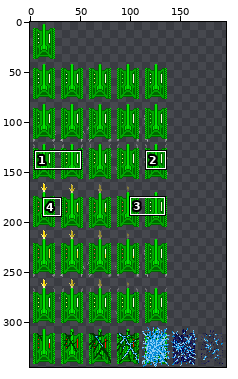
One commit to this sprite sheet: SecondSemesterExamProject/Content/PlayerTank2.png. Above: a wide view before the commit, with the close-up outlined.
Close-up. First the earlier version:
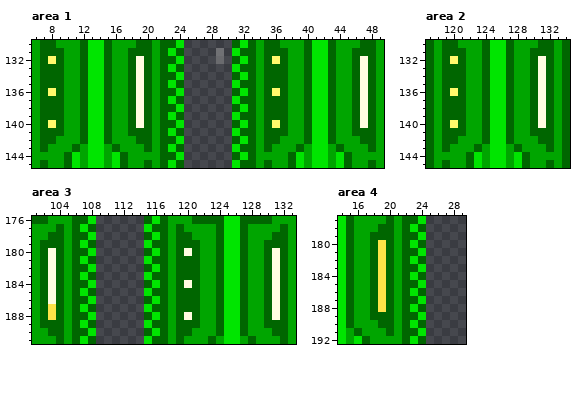
The file is 196x345 pixels. Pixels under 10% opacity are left out. Colours within 5 levels of each other are drawn and written as one. Shown: area 1: x 6..49, y 130..145; area 2: x 117..134, y 130..145; area 3: x 101..133, y 176..191; area 4: x 14..29, y 177..192. The commit also changed other parts of the picture, which this record leaves out.
The same view after the edit:
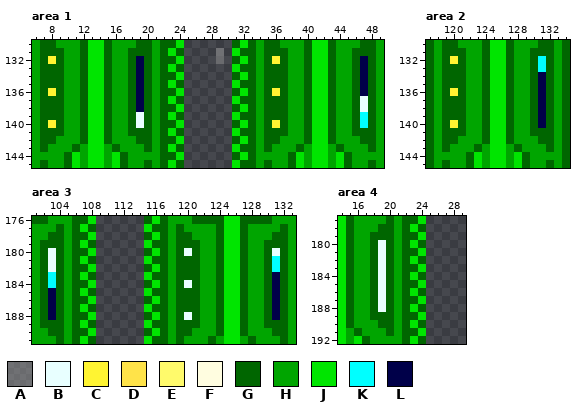
Palette (. is transparent): A #a0a0a077  B #e8ffff  C #fff432  D #ffe349  E #fffa6b  F #fffde0  G #006600  H #00a500  J #00e500  K #00ffff  L #000049
Diff:
--- area 1
@@ x 6..49 @@
 131 HGGGHHGJJGHHGGGHGJG....A.JGGHGGGHHGJJGHHGGGH
-132 HGEGHHGJJGHHGFGHGGJ....A.GJGHGEGHHGJJGHHGFGH
-133 HGGGHHGJJGHHGFGHGJG......JGGHGGGHHGJJGHHGFGH
-134 HGGGHHGJJGHHGFGHGGJ......GJGHGGGHHGJJGHHGFGH
-135 HGGGHHGJJGHHGFGHGJG......JGGHGGGHHGJJGHHGFGH
-136 HGEGHHGJJGHHGFGHGGJ......GJGHGEGHHGJJGHHGFGH
-137 HGGGHHGJJGHHGFGHGJG......JGGHGGGHHGJJGHHGFGH
-138 HGGGHHGJJGHHGFGHGGJ......GJGHGGGHHGJJGHHGFGH
-139 HGGGHHGJJGHHGFGHGJG......JGGHGGGHHGJJGHHGFGH
-140 HGEGHHGJJGHHGFGHGGJ......GJGHGEGHHGJJGHHGFGH
+132 HGCGHHGJJGHHGLGHGGJ....A.GJGHGCGHHGJJGHHGLGH
+133 HGGGHHGJJGHHGLGHGJG......JGGHGGGHHGJJGHHGLGH
+134 HGGGHHGJJGHHGLGHGGJ......GJGHGGGHHGJJGHHGLGH
+135 HGGGHHGJJGHHGLGHGJG......JGGHGGGHHGJJGHHGLGH
+136 HGCGHHGJJGHHGLGHGGJ......GJGHGCGHHGJJGHHGLGH
+137 HGGGHHGJJGHHGLGHGJG......JGGHGGGHHGJJGHHGBGH
+138 HGGGHHGJJGHHGLGHGGJ......GJGHGGGHHGJJGHHGBGH
+139 HGGGHHGJJGHHGBGHGJG......JGGHGGGHHGJJGHHGKGH
+140 HGCGHHGJJGHHGBGHGGJ......GJGHGCGHHGJJGHHGKGH
 141 HGGGHHGJJGHHGGGHGJG......JGGHGGGHHGJJGHHGGGH
--- area 2
@@ x 117..134 @@
 131 GHGGGHHGJJGHHGGGHG
-132 GHGEGHHGJJGHHGFGHG
-133 GHGGGHHGJJGHHGFGHG
-134 GHGGGHHGJJGHHGFGHG
-135 GHGGGHHGJJGHHGFGHG
-136 GHGEGHHGJJGHHGFGHG
-137 GHGGGHHGJJGHHGFGHG
-138 GHGGGHHGJJGHHGFGHG
-139 GHGGGHHGJJGHHGFGHG
-140 GHGEGHHGJJGHHGFGHG
+132 GHGCGHHGJJGHHGKGHG
+133 GHGGGHHGJJGHHGKGHG
+134 GHGGGHHGJJGHHGLGHG
+135 GHGGGHHGJJGHHGLGHG
+136 GHGCGHHGJJGHHGLGHG
+137 GHGGGHHGJJGHHGLGHG
+138 GHGGGHHGJJGHHGLGHG
+139 GHGGGHHGJJGHHGLGHG
+140 GHGCGHHGJJGHHGLGHG
 141 GHGGGHHGJJGHHGGGHG
--- area 3
@@ x 101..133 @@
 179 HGGGHGJG......JGGHGGGHHGJJGHHGGGH
-180 HGFGHGGJ......GJGHGFGHHGJJGHHGFGH
-181 HGFGHGJG......JGGHGGGHHGJJGHHGFGH
-182 HGFGHGGJ......GJGHGGGHHGJJGHHGFGH
-183 HGFGHGJG......JGGHGGGHHGJJGHHGFGH
-184 HGFGHGGJ......GJGHGFGHHGJJGHHGFGH
-185 HGFGHGJG......JGGHGGGHHGJJGHHGFGH
-186 HGFGHGGJ......GJGHGGGHHGJJGHHGFGH
-187 HGDGHGJG......JGGHGGGHHGJJGHHGFGH
-188 HGDGHGGJ......GJGHGFGHHGJJGHHGFGH
+180 HGBGHGGJ......GJGHGBGHHGJJGHHGBGH
+181 HGBGHGJG......JGGHGGGHHGJJGHHGKGH
+182 HGBGHGGJ......GJGHGGGHHGJJGHHGKGH
+183 HGKGHGJG......JGGHGGGHHGJJGHHGLGH
+184 HGKGHGGJ......GJGHGBGHHGJJGHHGLGH
+185 HGLGHGJG......JGGHGGGHHGJJGHHGLGH
+186 HGLGHGGJ......GJGHGGGHHGJJGHHGLGH
+187 HGLGHGJG......JGGHGGGHHGJJGHHGLGH
+188 HGLGHGGJ......GJGHGBGHHGJJGHHGLGH
 189 HGGGHGJG......JGGHGGGHHGJJGHHGGGH
--- area 4
@@ x 17..21 @@
 179 HGGGH
-180 HGDGH
-181 HGDGH
-182 HGDGH
-183 HGDGH
-184 HGDGH
-185 HGDGH
-186 HGDGH
-187 HGDGH
-188 HGDGH
+180 HGBGH
+181 HGBGH
+182 HGBGH
+183 HGBGH
+184 HGBGH
+185 HGBGH
+186 HGBGH
+187 HGBGH
+188 HGBGH
 189 HGGGH
